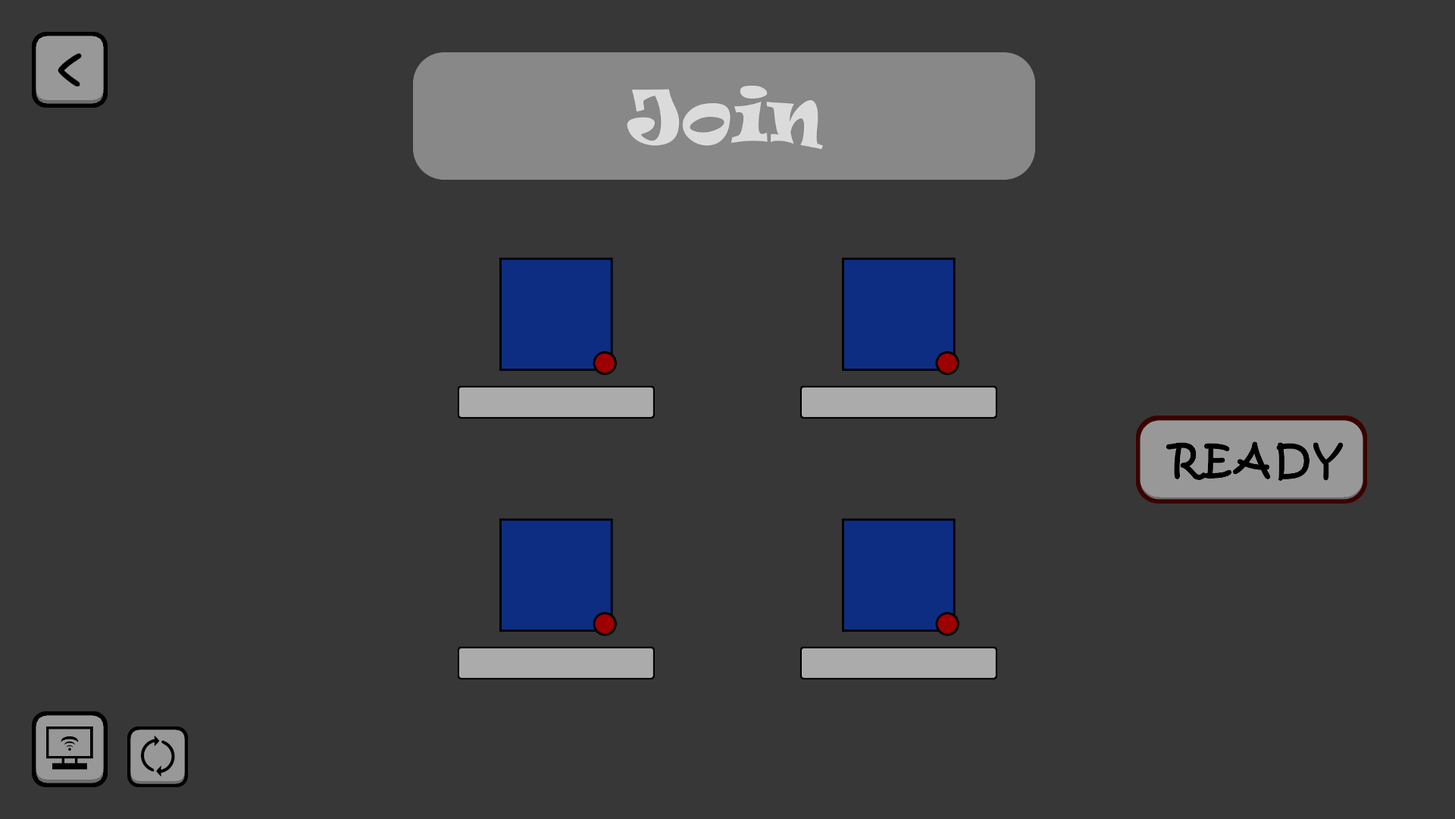
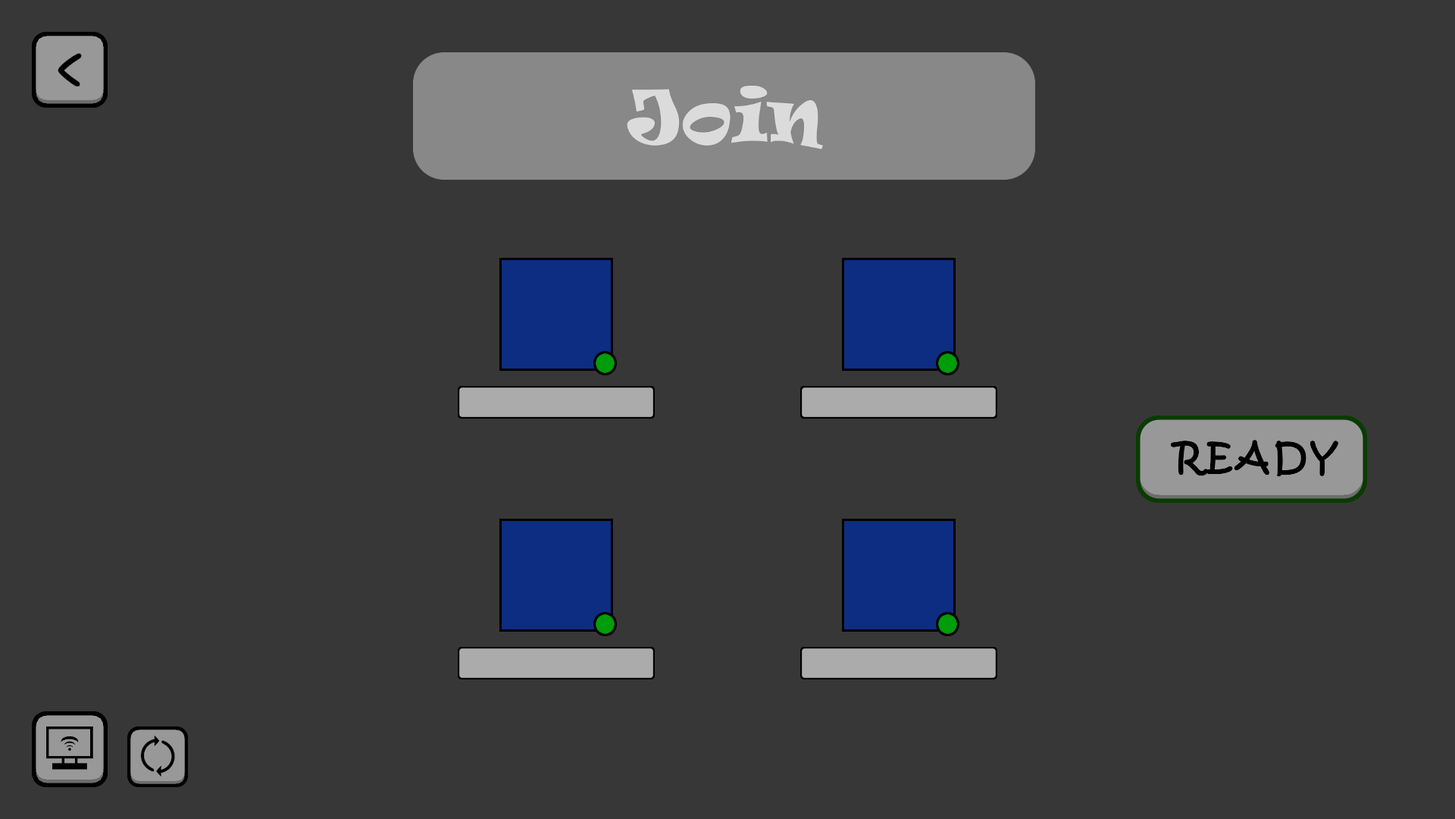
Before/after of a 1455 x 819 layered artwork. What changed in the layer stack:
removed group "notready" (2 layers) from group "ready" over [1136, 415, 1368, 504]
hid "pressed #2", moved it into group "not ready", painted on it over [1136, 415, 1368, 504]
moved "std #2" into group "not ready", painted on it over [1136, 415, 1368, 503]
hid "pressed #3", painted on it over [1136, 415, 1368, 503]
renamed "std #5" to "std #3", painted on it over [1136, 415, 1368, 503]
removed group "Groupe de calques" (4 layers) over [457, 256, 998, 680]
removed layer "Copie de Copie de Copie de Calque Copié" from group "Groupe de calques" over [799, 256, 998, 419]
removed layer "Copie de Copie de Calque Copié" from group "Groupe de calques" over [799, 517, 998, 680]
removed layer "Copie de Calque Copié" from group "Groupe de calques" over [457, 517, 655, 680]
removed layer "Calque Copié" from group "Groupe de calques" over [457, 256, 655, 419]
added group "Copie de Groupe de calques" with 52 layers above "scheme" over [457, 257, 998, 680]
added group "1" with 12 layers in group "Copie de Groupe de calques" over [457, 257, 655, 419]
added group "bord #1" with 2 layers in group "1" over [501, 257, 614, 371]
added layer "Calque #21" in group "bord #1" over [501, 257, 614, 371]
added layer "Player" in group "1" over [501, 257, 614, 371]
added group "2" with 12 layers in group "Copie de Groupe de calques" over [800, 257, 998, 419]
added group "bord #2" with 2 layers in group "2" over [844, 257, 956, 371]
added group "3" with 12 layers in group "Copie de Groupe de calques" over [457, 518, 655, 680]
added group "bord #3" with 2 layers in group "3" over [501, 518, 614, 632]
added layer "Calque #27" in group "bord #3" over [501, 518, 614, 632]
added layer "Player #2" in group "3" over [501, 518, 614, 632]
added group "4" with 12 layers in group "Copie de Groupe de calques" over [800, 518, 998, 680]
…and 33 more changes (33 added)
